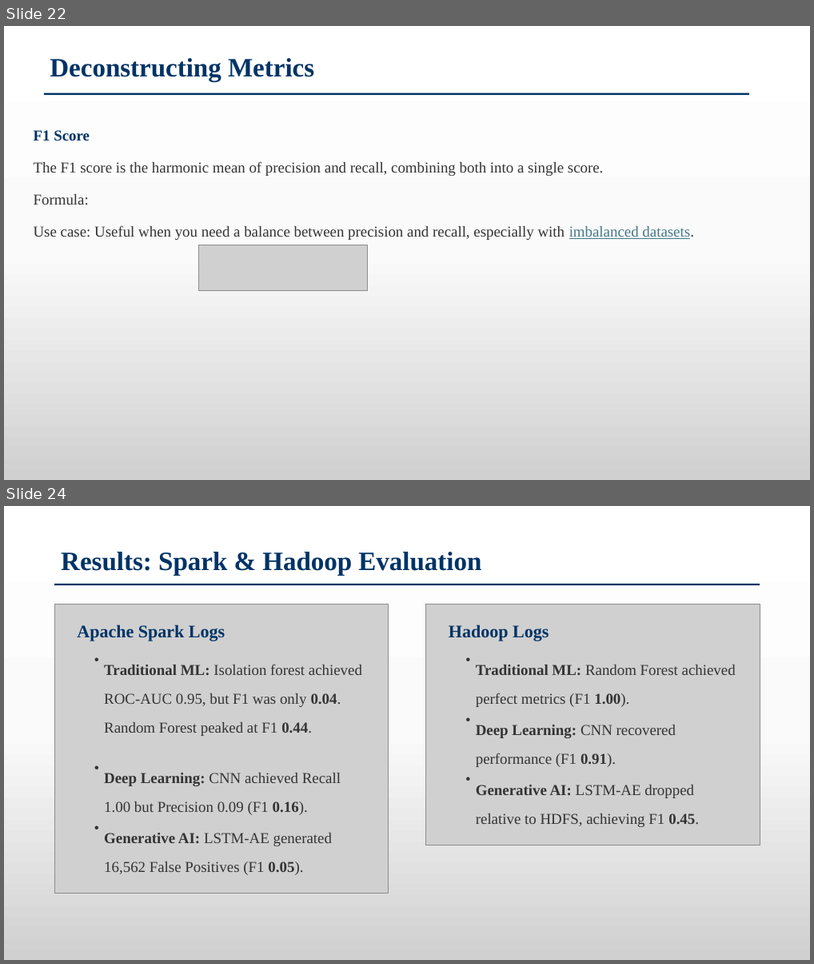
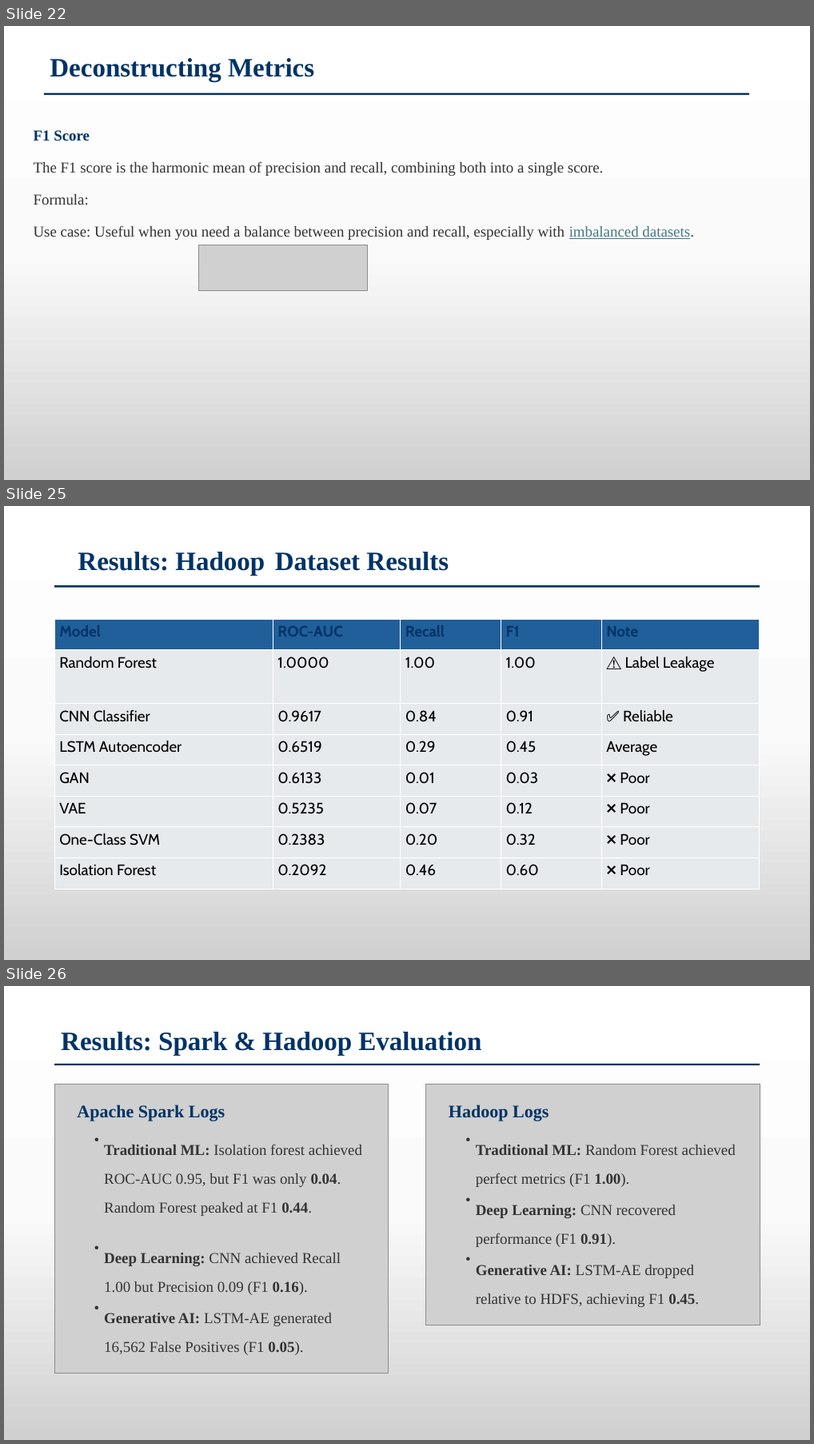
Before and after one commit to asadkhanofficial2341-beep/ASAD-thesis-files, a slide deck: docs/asad ppt thesis 21-10-2026.pptx. Shown one above the other, each under a label of ours: slides 22 and 24 before the commit, slides 22, 25 and 26 after it; the slides between them are not shown. The pictures are 814x964 and 814x1444 pixels, drawn with LibreOffice and Linux fonts; fonts in the diff are those of the drawing; grey boxes stand for pictures. Boxes give left, top, right and bottom in pixels: in the first picture for what was removed or moved away, otherwise in the second. Text is boxed around its words. In the diff, an @@ line names an element or a change of style, - is before the commit and + after.

```diff
--- a/docs/asad ppt thesis 21-10-2026.pptx
+++ b/docs/asad ppt thesis 21-10-2026.pptx
@@ slide 25 added at (4, 506, 810, 960), background gradient #FFFFFF to #FBFBFB to #D1D1D1 @@
@@ text added at (78, 552, 449, 576), 31.5 pt, text #003366, bold @@
+Results: Hadoop Dataset Results
@@ rectangle added at (54, 585, 760, 587), fill #003366 @@
@@ table added at (54, 619, 759, 889), 8 rows, 5 columns @@
+Model | ROC-AUC | Recall | F1 | Note
+Random Forest | 1.0000 | 1.00 | 1.00 | ⚠️ Label Leakage
+CNN Classifier | 0.9617 | 0.84 | 0.91 | ✅ Reliable
+LSTM Autoencoder | 0.6519 | 0.29 | 0.45 | Average
+GAN | 0.6133 | 0.01 | 0.03 | ❌ Poor
+VAE | 0.5235 | 0.07 | 0.12 | ❌ Poor
+One-Class SVM | 0.2383 | 0.20 | 0.32 | ❌ Poor
+Isolation Forest | 0.2092 | 0.46 | 0.60 | ❌ Poor
@@ what was slide 24 is now slide 26 @@
```
Also in this commit, not shown: 1 slide changed, 1 other slide added, 2 other files.
